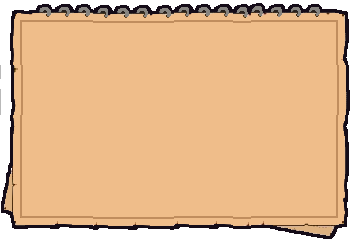
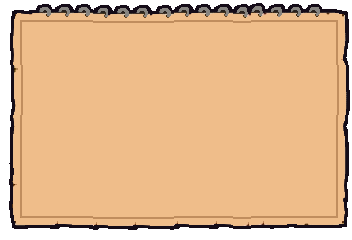
Two versions of the same layered image (352×240). Layer-by-layer changes:
added layer "Copy of Paint Layer 1" above "Paint Layer 1" over [0, 65, 338, 239]
hid "Paint Layer 1", painted on it over [0, 65, 338, 239]
